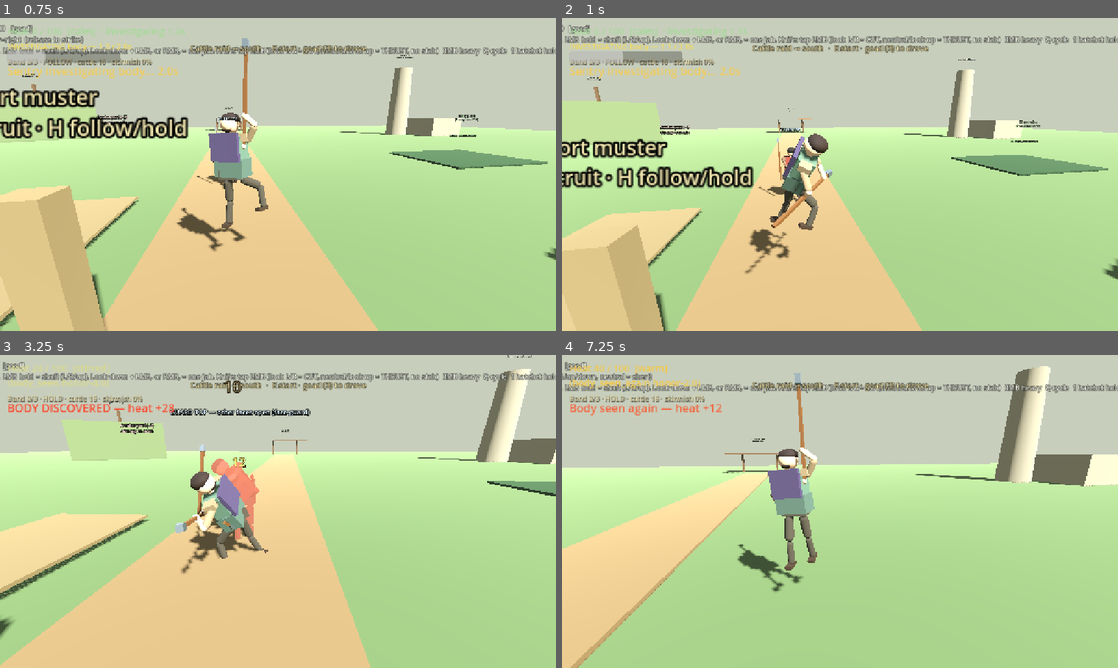
Above: before the commit, frames 1-4 (two rows, left to right).
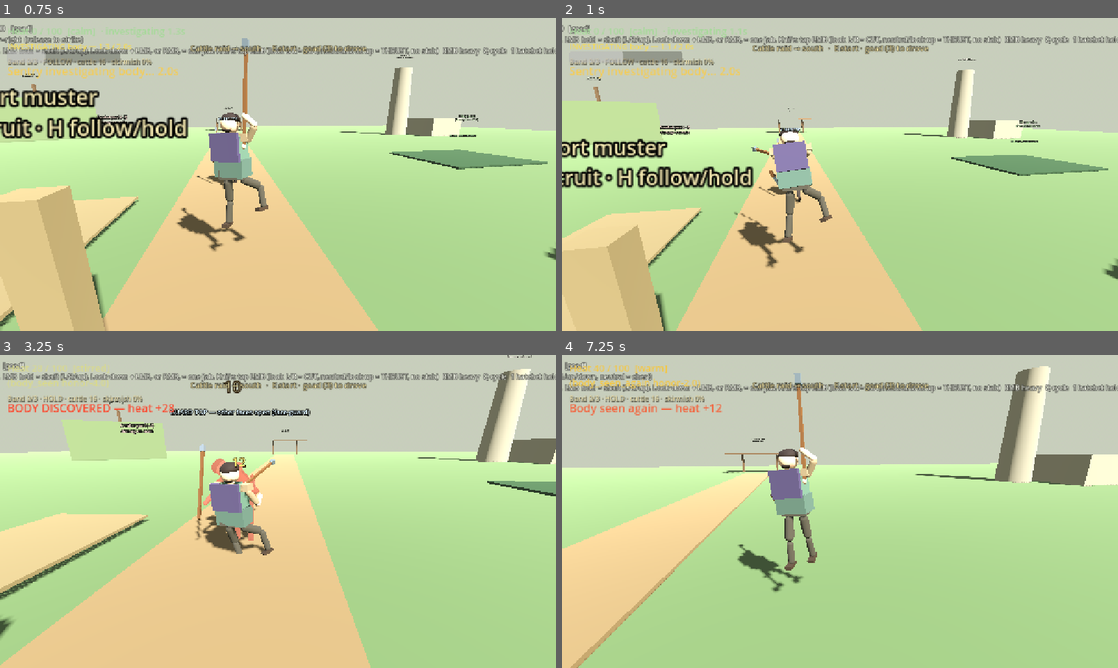
Above: after the commit, the same moments.

Repository: fortins4/devPlayground
Game: Godot game, scene res://scenes/main/main.tscn
Same seed, same stepped clock (60 frames per second), same inputs: the game is played once before the commit and once after it.
Inputs (mouse positions are in pixels of both pictures, inside the frame that each line leads up to):
- Up to frame 1 (0.75 s): tap Enter at 0.5 s; move the mouse to (305, 174) at 0.52 s; hold W (move_forward) from 0.53 s (still down); hold Space (jump) from 0.53 s (still down); click (305, 174) at 0.67 s
- Up to frame 2 (1 s): keep holding W (move_forward); keep holding Space (jump)
- Up to frame 3 (3.25 s): keep holding W (move_forward); move the mouse to (250, 511) at 1.27 s; release Space (jump) at 1.28 s; right-click (250, 511) at 1.35 s; tap Space (jump) at 1.52, 1.55, 1.82, 2.3, 3.02, 3.05 s; move the mouse to (289, 505) at 2.02 s; press the mouse at (289, 505) at 2.03 s; move the mouse to (272, 517) at 2.77 s; release the mouse at (272, 517) at 2.78 s; tap H (band_toggle) at 2.85 s; click (272, 517) at 2.92 s
- Up to frame 4 (7.25 s): tap Space (jump) at 3.32, 3.77, 3.8, 4.07, 4.52, 4.55, 4.82, 5.3, 6.02, 6.05, 6.32, 6.77, 6.8, 7.07 s; move the mouse to (878, 514) at 3.52 s; hold Ctrl (crouch) 3.53-4.28 s; move the mouse to (795, 508) at 4.27 s; tap Q (cycle_weapon) at 4.35 s; move the mouse to (845, 511) at 5.02 s; hold E (interact) 5.03-5.78 s; click (845, 511) at 5.17 s; move the mouse to (817, 505) at 5.77 s; release W (move_forward) at 5.78 s; hold D (move_right) 5.78-6.53 s; tap Shift (sprint) at 5.85 s; move the mouse to (867, 511) at 6.52 s; hold W (move_forward) from 6.53 s (still down); hold 3 (weapon_goad) from 6.53 s (still down)

Frame 1 is identical in both runs. In frame 2, 2.9% of the frame differs, in the area x 30-49%, y 35-82%; in frame 3, 2.5%; in frame 4, less than 0.1%.

Commit message:
feat(combat): swing the goad as one continuous arc

Diff:
--- a/scripts/characters/player/player_controller.gd
+++ b/scripts/characters/player/player_controller.gd
@@ -141,6 +141,16 @@
 ## Body sample only. The shaft arc is solved after the spine has turned.
 var _swing_pose_only: bool = false
 var _swing_arc_interior: bool = false
+## Stable player frame for one continuous goad swing. Not the jab.
+var _swing_frame: Transform3D = Transform3D.IDENTITY
+var _swing_keys_butt: PackedVector3Array = PackedVector3Array()
+var _swing_keys_tip: PackedVector3Array = PackedVector3Array()
+var _swing_key_u: PackedFloat32Array = PackedFloat32Array()
+var _swing_start_pose: Dictionary = {}
+var _swing_follow_pose: Dictionary = {}
+var _swing_strike_u: float = 0.5
+## After a shaft swing the follow-through stays. Idle must not stand the stick up.
+var _goad_swing_held: bool = false
 ## While the goad guard is up, look offset is not decayed so a face stays put.
 const TOOL_AIM_SIDE := 10.0
 const TOOL_AIM_VERT := 8.0
@@ -392,6 +402,7 @@
 		and not _hurt_reacting
 		and horiz_speed < 0.25
 		and not is_mounted
+		and not _goad_swing_held
 	):
 		_apply_weapon_idle_pose()
 	elif (
@@ -405,6 +416,7 @@
 	):
 		# Drop full-body tool additives so the walk cycle can move the legs.
 		_tool_pose_active = false
+		_goad_swing_held = false
 		if locomotion.has_combat_additive("left_thigh") or locomotion.has_combat_additive("hips"):
 			locomotion.clear_combat_additives()
 
@@ -447,6 +459,7 @@
 func _apply_shaft_block_pose() -> void:
 	if locomotion == null:
 		return
+	_goad_swing_held = false
 	var stepping := _guard_wants_steps(Vector2(velocity.x, velocity.z).length())
 	if stepping:
 		locomotion.release_attack_lock()
@@ -1251,23 +1264,303 @@
 	if _torso_tween and _torso_tween.is_valid():
 		_torso_tween.kill()
 	_tool_pose_active = true
-	# Same phase lengths. The hold used to freeze a pose while the next
-	# sample of the stick had already jumped. Travel uses that time instead.
-	# Sine, not a cubic ease-in, so the middle of the window is on the arc.
+	# Same phase lengths. The jab still visits its own poses.
+	# Left, top, and right are one arc, not three poses plus a settle snap.
 	var windup_move := float(phases["windup_move"]) + float(phases["windup_hold"])
 	var to_contact := float(phases["to_contact"]) + float(phases["contact_hold"])
 	var follow_move := float(phases["follow"])
+	if jab:
+		_goad_swing_held = false
+		_arm_tween = create_tween()
+		_arm_tween.tween_method(_lerp_goad_shaft.bind(start_pose, pose_windup, start_xf, windup_xf), 0.0, 1.0, windup_move).set_trans(Tween.TRANS_SINE).set_ease(Tween.EASE_IN_OUT)
+		_arm_tween.tween_method(_lerp_goad_shaft.bind(pose_windup, pose_contact, windup_xf, contact_xf), 0.0, 1.0, to_contact).set_trans(Tween.TRANS_SINE).set_ease(Tween.EASE_IN_OUT)
+		_arm_tween.tween_method(_lerp_goad_shaft.bind(pose_contact, pose_follow, contact_xf, follow_xf), 0.0, 1.0, follow_move).set_trans(Tween.TRANS_SINE).set_ease(Tween.EASE_IN_OUT)
+		_arm_tween.tween_method(_slerp_goad_settle.bind(pose_follow, pose_idle), 0.0, 1.0, GOAD_SETTLE_SEC).set_trans(Tween.TRANS_SINE).set_ease(Tween.EASE_IN_OUT)
+		_arm_tween.tween_callback(_finish_goad_return)
+		return
+	_arm_continuous_goad_swing(start_pose, pose_follow, windup_move, to_contact, follow_move)
+
+
+
+func _arm_continuous_goad_swing(start_pose: Dictionary, follow_pose: Dictionary, windup_move: float, to_contact: float, follow_move: float) -> void:
+	## One curve for the whole release. Phase time is unchanged. The settle
+	## is the tail of that curve, not a new pose standing up in the face.
+	var total := windup_move + to_contact + follow_move + GOAD_SETTLE_SEC
+	if total < 0.05:
+		total = 0.05
+	_swing_strike_u = (windup_move + to_contact) / total
+	var follow_u := (windup_move + to_contact + follow_move) / total
+	var early_u := maxf(0.08, windup_move / total * 0.75)
+	if early_u >= _swing_strike_u:
+		early_u = _swing_strike_u * 0.45
+	_swing_frame = global_transform
+	_swing_start_pose = start_pose
+	_swing_follow_pose = follow_pose
+	_goad_swing_held = true
+	var goad := weapon_visual.get_node_or_null("Goad") as Node3D if weapon_visual else null
+	var live_butt := Vector3(0.0, 1.1, -0.4)
+	var live_tip := Vector3(0.2, 1.6, -0.7)
+	if goad:
+		live_butt = _swing_frame.affine_inverse() * goad.to_global(Vector3(0.0, -0.255, 0.0))
+		live_tip = _swing_frame.affine_inverse() * goad.to_global(Vector3(0.0, 1.045, 0.0))
+	_swing_keys_butt = PackedVector3Array()
+	_swing_keys_tip = PackedVector3Array()
+	_swing_key_u = PackedFloat32Array()
+	_swing_keys_butt.append(live_butt)
+	_swing_keys_tip.append(live_tip)
+	_swing_key_u.append(0.0)
+	var keys: Array = _continuous_swing_keys(_swing_arc_aim)
+	var marks: Array = [early_u, _swing_strike_u, follow_u, 1.0]
+	for i in keys.size():
+		var pair: Array = keys[i]
+		_swing_keys_butt.append(pair[0])
+		_swing_keys_tip.append(pair[1])
+		_swing_key_u.append(float(marks[i]))
+	if _arm_tween and _arm_tween.is_valid():
+		_arm_tween.kill()
 	_arm_tween = create_tween()
-	_arm_tween.tween_method(_lerp_goad_shaft.bind(start_pose, pose_windup, start_xf, windup_xf), 0.0, 1.0, windup_move).set_trans(Tween.TRANS_SINE).set_ease(Tween.EASE_IN_OUT)
-	_arm_tween.tween_method(_lerp_goad_shaft.bind(pose_windup, pose_contact, windup_xf, contact_xf), 0.0, 1.0, to_contact).set_trans(Tween.TRANS_SINE).set_ease(Tween.EASE_IN_OUT)
-	_arm_tween.tween_method(_lerp_goad_shaft.bind(pose_contact, pose_follow, contact_xf, follow_xf), 0.0, 1.0, follow_move).set_trans(Tween.TRANS_SINE).set_ease(Tween.EASE_IN_OUT)
-	_arm_tween.tween_method(_slerp_goad_settle.bind(pose_follow, pose_idle), 0.0, 1.0, GOAD_SETTLE_SEC).set_trans(Tween.TRANS_SINE).set_ease(Tween.EASE_IN_OUT)
+	_arm_tween.tween_method(_sample_continuous_goad_swing, 0.0, 1.0, total)
 	_arm_tween.tween_callback(_finish_goad_return)
 
 
+func _continuous_swing_keys(aim: Vector2) -> Array:
+	## Later samples of one face-side arc. The live guard is the first sample.
+	## Left sweeps to the player's right, right sweeps to the player's left,
+	## top comes down in front. A diagonal is the blend, not a second swing.
+	var w_left := clampf(-aim.x, 0.0, 1.0)
+	var w_right := clampf(aim.x, 0.0, 1.0)
+	var w_top := clampf(-aim.y, 0.0, 1.0)
+	var sum := w_left + w_right + w_top
+	if sum < 0.001:
+		w_top = 1.0
+		sum = 1.0
+	w_left /= sum
+	w_right /= sum
+	w_top /= sum
+	var left: Array = [
+		_swing_line(Vector3(-0.12, 1.28, -0.55), Vector3(-0.72, 0.45, -0.48)),
+		_swing_line(Vector3(-0.02, 1.18, -0.58), Vector3(0.70, 0.02, -0.68)),
+		_swing_line(Vector3(0.06, 1.14, -0.52), Vector3(0.58, -0.42, -0.58)),
+		_swing_line(Vector3(0.08, 1.16, -0.48), Vector3(0.48, -0.50, -0.55)),
+	]
+	var right: Array = [
+		_swing_line(Vector3(0.18, 1.32, -0.55), Vector3(0.62, 0.48, -0.52)),
+		_swing_line(Vector3(0.04, 1.18, -0.58), Vector3(-0.68, 0.02, -0.70)),
+		_swing_line(Vector3(-0.02, 1.14, -0.52), Vector3(-0.55, -0.42, -0.60)),
+		_swing_line(Vector3(0.00, 1.16, -0.48), Vector3(-0.45, -0.52, -0.58)),
+	]
+	var top: Array = [
+		_swing_line(Vector3(-0.08, 1.28, -0.62), Vector3(-0.42, 0.22, -0.86)),
+		_swing_line(Vector3(0.00, 1.18, -0.66), Vector3(0.02, -0.22, -0.96)),
+		_swing_line(Vector3(0.02, 1.14, -0.58), Vector3(0.04, -0.55, -0.78)),
+		_swing_line(Vector3(0.02, 1.16, -0.54), Vector3(0.02, -0.62, -0.70)),
+	]
+	var out: Array = []
+	for i in 4:
+		var butt: Vector3 = (left[i][0] as Vector3) * w_left + (right[i][0] as Vector3) * w_right + (top[i][0] as Vector3) * w_top
+		var tip: Vector3 = (left[i][1] as Vector3) * w_left + (right[i][1] as Vector3) * w_right + (top[i][1] as Vector3) * w_top
+		var axis := tip - butt
+		if axis.length_squared() < 0.0001:
+			axis = Vector3(0.0, 0.2, -1.0)
+		tip = butt + axis.normalized() * 1.30
+		out.append([butt, tip])
+	return out
+
+
+func _swing_line(butt: Vector3, direction: Vector3) -> Array:
+	var axis := direction
+	if axis.length_squared() < 0.0001:
+		axis = Vector3(0.0, 0.0, -1.0)
+	return [butt, butt + axis.normalized() * 1.30]
+
+
+func _sample_continuous_goad_swing(u: float) -> void:
+	var line: Array = _continuous_line_at(clampf(u, 0.0, 1.0))
+	var butt_l: Vector3 = line[0]
+	var tip_l: Vector3 = line[1]
+	# The chest turns with the swing. The wood turns with the chest, or the
+	# hands finish a step away from a shaft that stayed in the start frame.
+	var yaw := _swing_yaw(u)
+	var pivot := Vector3(0.0, 0.92, 0.0)
+	var spin := Basis(Vector3.UP, yaw)
+	butt_l = pivot + spin * (butt_l - pivot)
+	tip_l = pivot + spin * (tip_l - pivot)
+	var butt_w: Vector3 = _swing_frame * butt_l
+	var tip_w: Vector3 = _swing_frame * tip_l
+	_swing_pose_only = true
+	_apply_tool_pose(_swing_body_at(u))
+	_swing_pose_only = false
+	if u > 0.02:
+		var held: Array = _bring_shaft_to_both_hands(butt_w, tip_w)
+		butt_w = held[0]
+		tip_w = held[1]
+	var goad := _place_continuous_shaft(butt_w, tip_w)
+	if goad:
+		_grip_shaft_with(goad, "right_arm", "right_forearm", 0.30)
+		_grip_shaft_with(goad, "left_arm", "left_forearm", 0.24)
+
+
+func _continuous_line_at(u: float) -> Array:
+	var i := 0
+	var last := _swing_key_u.size() - 2
+	while i < last and u > _swing_key_u[i + 1]:
+		i += 1
+	var span := maxf(_swing_key_u[i + 1] - _swing_key_u[i], 0.0001)
+	var t := clampf((u - _swing_key_u[i]) / span, 0.0, 1.0)
+	var butt := _face_quad(_swing_keys_butt[i], _swing_keys_butt[i + 1], t)
+	var tip := _face_quad(_swing_keys_tip[i], _swing_keys_tip[i + 1], t)
+	var axis := tip - butt
+	if axis.length_squared() > 0.0001:
+		tip = butt + axis.normalized() * 1.30
+	return [butt, tip]
+
+
+func _face_quad(a: Vector3, b: Vector3, t: float) -> Vector3:
+	## The chord from a guard behind the shoulder would cross the skull.
+	## The control sits on the face side. Ends of the segment stay put.
+	var mid := a.lerp(b, 0.5)
+	if mid.z > -0.36:
+		mid.z = -0.55
+	# Do not crest the skull. Overhead stays in front; a side swing stays wide.
+	if mid.y > 1.42 and absf(mid.x) < 0.34:
+		mid.z = minf(mid.z, -0.64)
+		if _swing_arc_aim.x < -0.25:
+			mid.x = minf(mid.x, -0.28)
+		elif _swing_arc_aim.x > 0.25:
+			mid.x = maxf(mid.x, 0.28)
+		else:
+			mid.y = minf(mid.y, 1.50)
+	return _quad_bez(a, mid, b, t)
+
+
+
+func _swing_yaw(u: float) -> float:
+	## How far the chest has turned from the pose the swing left.
+	## The shaft uses the same angle, so the wood stays in the hands.
+	var a := 0.0
+	var b := 0.0
+	if _swing_start_pose.has("hips"):
+		a = (_swing_start_pose["hips"] as Vector3).y
+	if _swing_follow_pose.has("hips"):
+		b = (_swing_follow_pose["hips"] as Vector3).y
+	return (b - a) * 0.55 * clampf(u, 0.0, 1.0)
+
+
+func _swing_body_at(u: float) -> Dictionary:
+	## Hips, spine, and the step share the shaft's parameter. Arms are
+	## overwritten by the two-hand grip. Shin pitch stays negative.
+	var pose := {}
+	var step_u := clampf(u / maxf(_swing_strike_u, 0.05), 0.0, 1.0)
+	var turn := clampf(u, 0.0, 1.0)
+	var lean := sin(turn * PI)
+	for k in _swing_start_pose.keys():
+		var key := String(k)
+		if key == "root_drop" or key == "grip_slide":
+			var dest := float(_swing_follow_pose.get(k, _swing_start_pose[k]))
+			if key == "grip_slide":
+				dest = 0.0
+			pose[k] = lerpf(float(_swing_start_pose[k]), dest, step_u)
+			continue
+		var a: Vector3 = _swing_start_pose[k]
+		var b: Vector3 = _swing_follow_pose.get(k, a)
+		if key in ["left_thigh", "left_shin", "right_thigh", "right_shin"]:
+			pose[k] = a.lerp(b, step_u)
+		elif key == "hips" or key == "torso" or key == "head":
+			var v := a
+			v.y = a.y + _swing_yaw(turn)
+			if key != "head":
+				v.x = lerpf(a.x, b.x, 0.35 * turn) + -0.16 * lean
+				v.z = lerpf(a.z, b.z, 0.25 * turn)
+			pose[k] = v
+		else:
+			pose[k] = a
+	for leg in ["left_shin", "right_shin"]:
+		if not pose.has(leg):
+			continue
+		var sv: Vector3 = pose[leg]
+		if sv.x > deg_to_rad(-10.0):
+			sv.x = deg_to_rad(-26.0)
+		pose[leg] = sv
+	return pose
+
+
+
+func _bring_shaft_to_both_hands(butt_w: Vector3, tip_w: Vector3) -> Array:
+	## Translate the whole line toward the shoulders when a palm would slip off.
+	## Never along the shaft, and never back into the cloak.
+	if locomotion == null:
+		return [butt_w, tip_w]
+	var torso := locomotion.get_joint("torso") as Node3D
+	var face := Vector3(0.0, 0.0, -1.0)
+	if torso:
+		face = -torso.global_transform.basis.z
+		if face.length_squared() > 0.0001:
+			face = face.normalized()
+	for _pass in 5:
+		var push := Vector3.ZERO
+		var n := 0
+		for side in ["right_arm", "left_arm"]:
+			var arm := locomotion.get_joint(side) as Node3D
+			if arm == null:
+				continue
+			var shoulder: Vector3 = arm.global_position
+			var best := butt_w
+			var best_d := 99.0
+			for i in 12:
+				var p: Vector3 = butt_w.lerp(tip_w, float(i) / 11.0)
+				var d := shoulder.distance_to(p)
+				if d < best_d:
+					best_d = d
+					best = p
+			if best_d <= 0.42:
+				continue
+			var step := (shoulder - best).normalized() * minf(best_d - 0.40, 0.14)
+			# A step into the cloak is not a grip. Keep the line on the face side.
+			var into := -step.dot(face)
+			if into > 0.0:
+				step += face * into
+			if step.length_squared() < 0.0001:
+				continue
+			push += step
+			n += 1
+		if n == 0:
+			break
+		butt_w += push / float(n)
+		tip_w += push / float(n)
+	var axis := tip_w - butt_w
+	if axis.length_squared() > 0.0001:
+		tip_w = butt_w + axis.normalized() * 1.30
+	return [butt_w, tip_w]
+
+
+func _place_continuous_shaft(butt_w: Vector3, tip_w: Vector3) -> Node3D:
+	if weapon_visual == null:
+		return null
+	var axis := tip_w - butt_w
+	if axis.length_squared() < 0.0001:
+		return weapon_visual.get_node_or_null("Goad") as Node3D
+	axis = axis.normalized()
+	var origin := butt_w - axis * (-0.255)
+	var prefer := _swing_frame.basis.x
+	var x := prefer - axis * prefer.dot(axis)
+	if x.length_squared() < 0.0004:
+		x = _swing_frame.basis.z.cross(axis)
+	x = x.normalized()
+	var z := x.cross(axis).normalized()
+	weapon_visual.global_transform = Transform3D(Basis(x, axis, z), origin)
+	var goad := weapon_visual.get_node_or_null("Goad") as Node3D
+	if goad:
+		goad.position = Vector3.ZERO
+		goad.rotation = Vector3.ZERO
+	return goad
+
+
 func _finish_goad_return() -> void:
-	## Already eased to the ready pose. Do not snap additives to bind pose.
+	## Jab eases to the ready pose. A shaft swing stays on the arc it arrived on.
+	## Standing the stick up in front of the face is the snap this replaced.
 	_swing_arc_live = false
+	if _goad_swing_held:
+		return
 	if combat and (combat.is_charging or combat.is_shaft_blocking):
 		return
 	if combat == null or locomotion == null:
